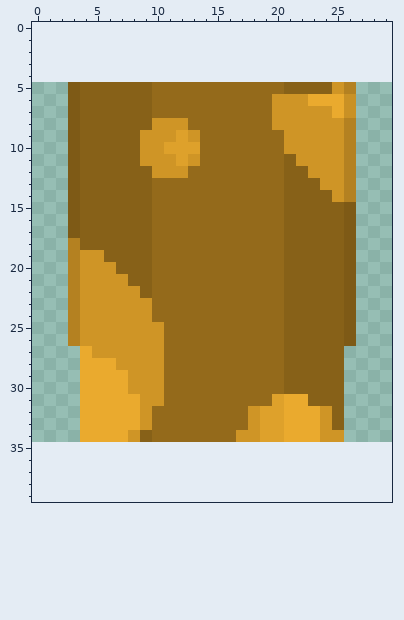
Pixel-art sprite -- assets/snake/body/snakeBodyVertical.png. The picture above was drawn from the file before the commit.
The file is 30x30 pixels. Colours within 5 levels of each other are drawn and written as one. The old version is drawn lined up with the new one, on the new canvas.
The same view after the edit:
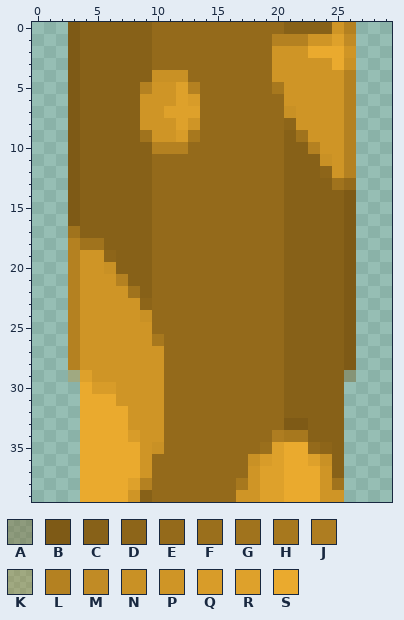
Palette (. is transparent): A #7e5a1658  B #7e5a16  C #876118  D #8d6519  E #946a1b  F #9a6f1c  G #a0731d  H #a7781e  J #ae7d21  K #b4812158  L #b48121  M #c18b25  N #c99125  P #cf9526  Q #d89c29  R #dea12b  S #eaaa2e
Difference:
canvas 30x30 -> 30x40, the old top-left corner now at 0,5
y 0: x 3..26 ........................ -> BCCCCCCEEEEEEEEEEECCCCPL
y 1: x 3..26 ........................ -> BCCCCCCEEEEEEEEEELLLPPRM
y 2: x 3..26 ........................ -> BCCCCCCEEEEEEEEEEPPPSSSP
y 3: x 3..26 ........................ -> BCCCCCCEEEEEEEEEEPPPPPSN
y 4: x 3..26 ........................ -> BCCCCCCNNNEEEEEEEPPPPPPL
y 5: x 9..13 CEEEE -> LPPRL; x 20..24 ECCCC -> HPPPP
y 6: x 9..13 CEEEE -> PPPRQ; x 20 P -> E; x 23..26 SSSN -> PPPL
y 7: x 9..13 CEEEE -> PPRRR; x 20..21 PP -> EN; x 25..26 SN -> PL
y 8: x 9 C -> P; x 12..13 PE -> RP; x 20..21 PP -> ED
y 9: x 9 P -> G; x 12..13 RP -> QH; x 21..22 PP -> CG
y 10: x 9..13 PPRRR -> CLLLE; x 21..23 PPP -> CCL
y 11: x 9..13 PPPRP -> CEEEE; x 22..24 PPP -> CCN
y 12: x 10..12 PPP -> EEE; x 23..24 PP -> CD
y 13: x 24..26 PPL -> CGE
y 14: x 25..26 PL -> CB
y 17: x 3 B -> G
y 18: x 4..5 CC -> GG
y 19: x 6 C -> D
y 20: x 6 P -> N
y 21: x 7 P -> L
y 22: x 8 P -> G
y 23: x 9 P -> D
y 24: x 9 P -> N
y 25: x 10 P -> E
y 26: x 10 P -> H
y 27: x 3..4 .S -> LP; x 26 . -> B
y 28: x 3..6 .SSS -> LPPP; x 26 . -> B
y 29: x 3..7 .SSSS -> KRPPP; x 26 . -> A
y 30: x 5..7 SSS -> QQP
y 31: x 7..8 SS -> PP; x 20..22 RSS -> ECC
y 32: x 8 S -> P; x 10 E -> P; x 18..24 PRRSSSP -> EEECCCC
y 33: x 8 S -> P; x 10 E -> P; x 18..24 PRRSSSP -> EEEBBCC
y 34: x 8..10 PCE -> QPP; x 17..25 PPRRSSSPP -> EEEJHHCCC
y 35: x 4..25 ...................... -> SSSSSPNEEEEEEEEFRSSEDC
y 36: x 4..25 ...................... -> SSSSSPEEEEEEEENQRSSRNC
y 37: x 4..25 ...................... -> SSSSSPEEEEEEEEPRRSSSPC
y 38: x 4..25 ...................... -> SSSSRLEEEEEEEHPRRSSSPG
y 39: x 4..25 ...................... -> SSSSPCEEEEEEEPPRRSSSPP
Pixel boxes of the changes (left, top, right, bottom) in both pictures:
changed: (68, 22, 356, 202)
changed: (68, 226, 356, 502)
